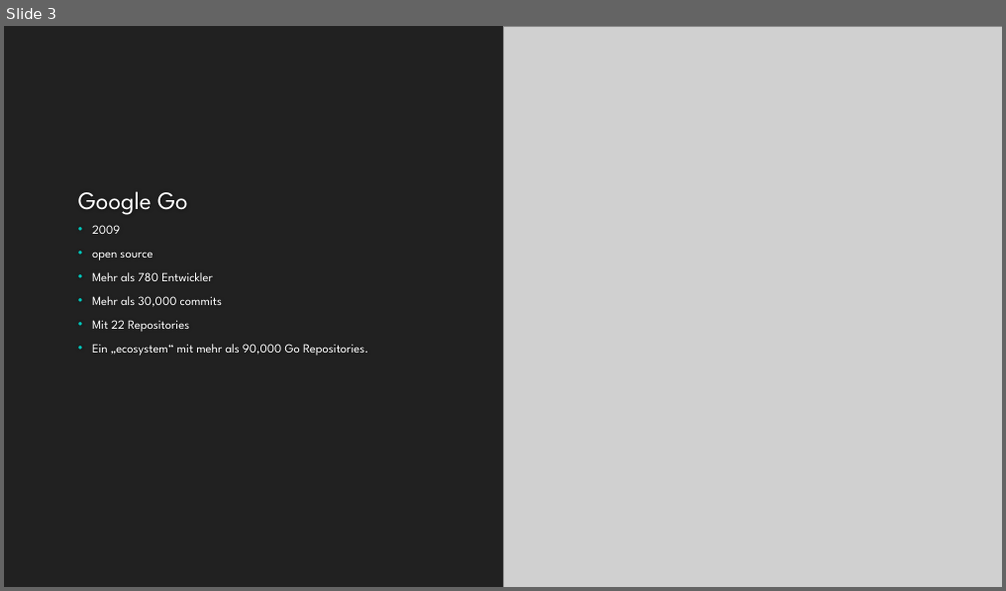
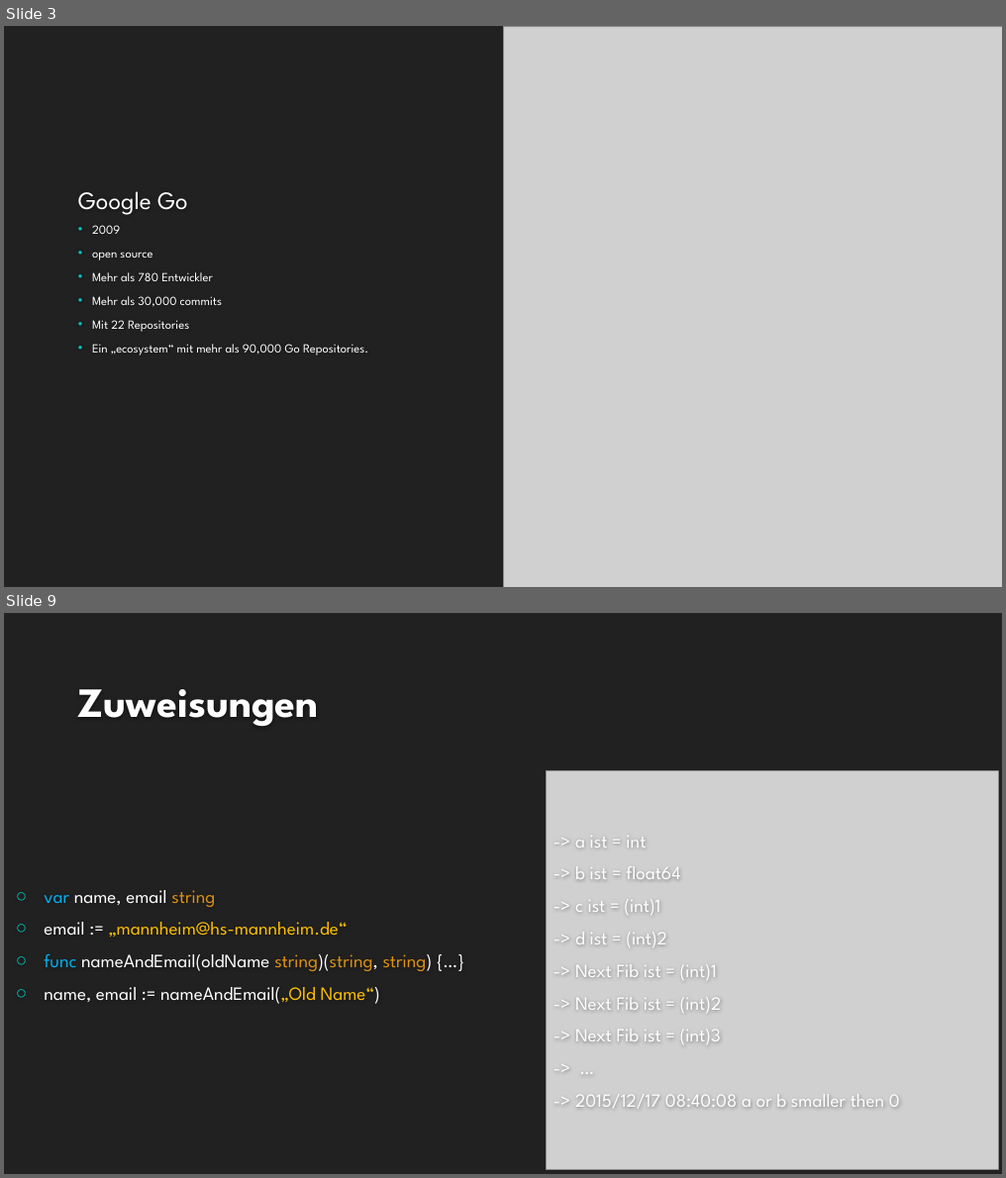
Before and after one commit to informatik-mannheim/iws_golang, a slide deck: presentation/Golang.pptx. Shown one above the other, each under a label of ours: slide 3 before the commit, slides 3 and 9 after it; the slides between them are not shown. The pictures are 1006x591 and 1006x1178 pixels, drawn with LibreOffice and Linux fonts; fonts in the diff are those of the drawing; grey boxes stand for pictures; background and template pictures are left out. Boxes give left, top, right and bottom in pixels: in the first picture for what was removed or moved away, otherwise in the second. Text is boxed around its words. In the diff, an @@ line names an element or a change of style, - is before the commit and + after.

```diff
--- a/presentation/Golang.pptx
+++ b/presentation/Golang.pptx
@@ slide 9 added at (4, 613, 1002, 1174), background #212121 @@
@@ title added at (78, 689, 319, 726), 40 pt, text #FEFEFE, bold @@
+Zuweisungen
@@ picture added at (546, 771, 999, 1170) @@
@@ text added at (575, 836, 900, 1108), 18 pt, text #FFFFFF @@
+-> a ist = int
+-> b ist = float64
+-> c ist = (int)1
+-> d ist = (int)2
+-> Next Fib ist = (int)1
+-> Next Fib ist = (int)2
+-> Next Fib ist = (int)3
+-> …
+-> 2015/12/17 08:40:08 a or b smaller then 0
@@ text added at (44, 890, 433, 1004), 18 pt, text #FFFFFF @@
+○ var name, email string
+○ email := „mannheim@hs-mannheim.de“
+○ func nameAndEmail(oldName string)(string, string) {…}
+○ name, email := nameAndEmail(„Old Name“)
```
Also in this commit, not shown: 3 slides changed, 10 other slides added.
